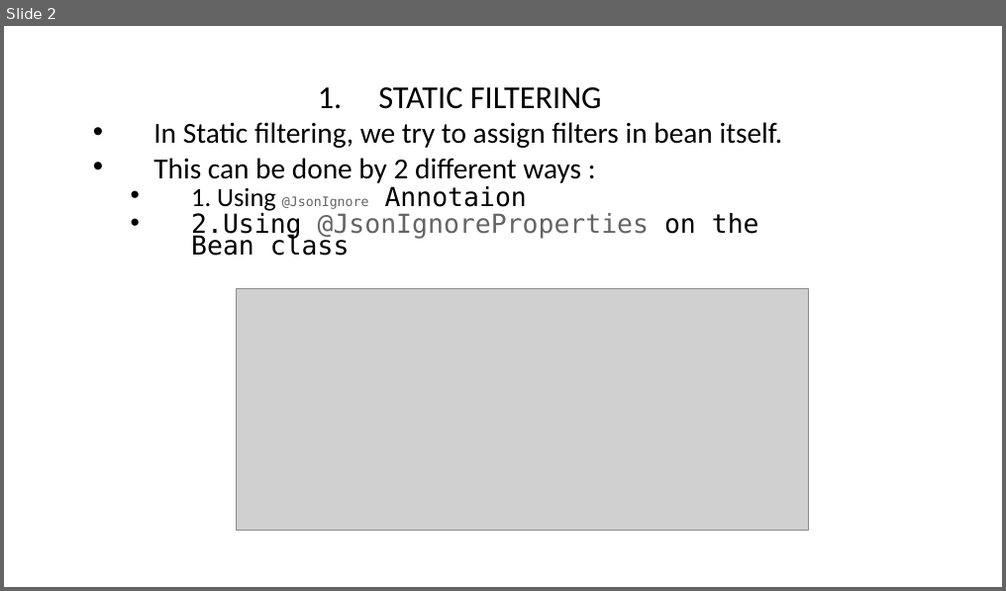
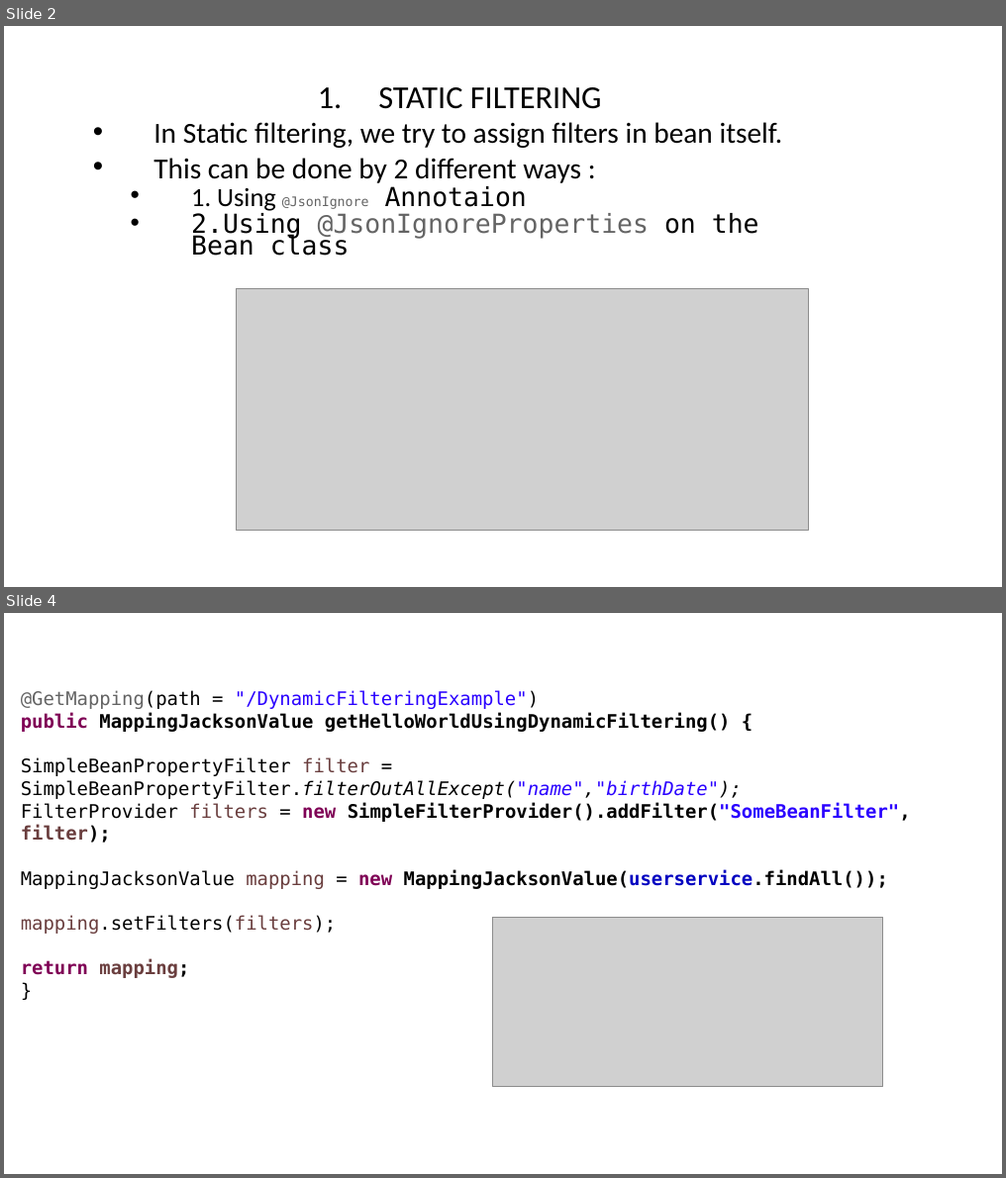
Before and after one commit to aroranishant8/JavaNotes, a slide deck: MicroService Course/3.RestFulWSCreation/14.Filtering.pptx. Shown one above the other, each under a label of ours: slide 2 before the commit, slides 2 and 4 after it; the slides between them are not shown. The pictures are 1006x591 and 1006x1178 pixels, drawn with LibreOffice and Linux fonts; fonts in the diff are those of the drawing; grey boxes stand for pictures. Boxes give left, top, right and bottom in pixels: in the first picture for what was removed or moved away, otherwise in the second. Text is boxed around its words. In the diff, an @@ line names an element or a change of style, - is before the commit and + after.

```diff
--- a/MicroService Course/3.RestFulWSCreation/14.Filtering.pptx
+++ b/MicroService Course/3.RestFulWSCreation/14.Filtering.pptx
@@ slide 4 added at (x1=4, y1=613, x2=1002, y2=1174), background #FFFFFF @@
@@ text added at (x1=21, y1=690, x2=911, y2=978), 18 pt, text #000000 @@
+@GetMapping(path = "/DynamicFilteringExample")
+public MappingJacksonValue getHelloWorldUsingDynamicFiltering() {
+SimpleBeanPropertyFilter filter = SimpleBeanPropertyFilter.filterOutAllExcept("name","birthDate");
+FilterProvider filters = new SimpleFilterProvider().addFilter("SomeBeanFilter", filter);
+MappingJacksonValue mapping = new MappingJacksonValue(userservice.findAll());
+mapping.setFilters(filters);
+return mapping;
+}
@@ picture added at (x1=493, y1=917, x2=884, y2=1087) @@
```
Also in this commit, not shown: 1 slide changed.
